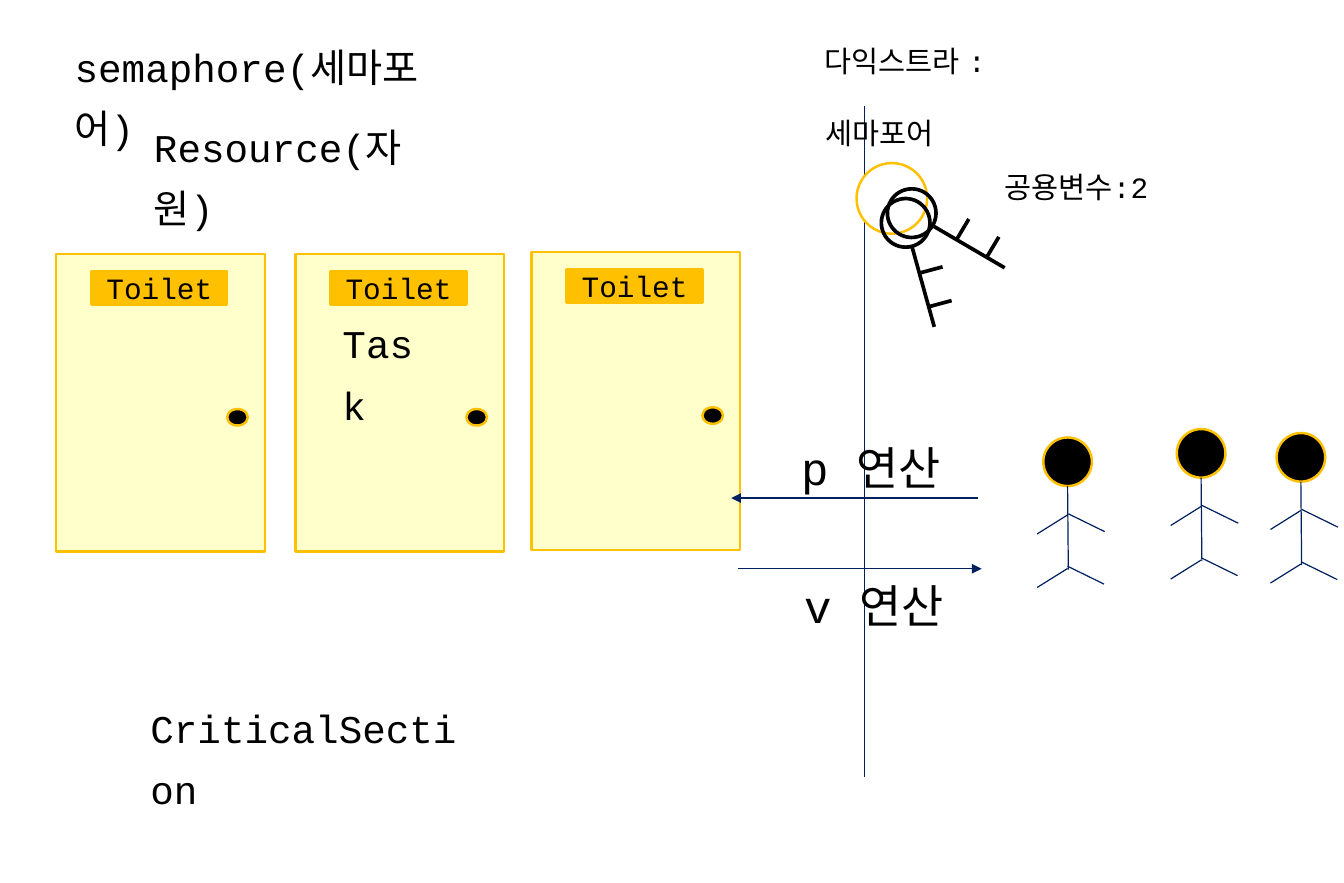
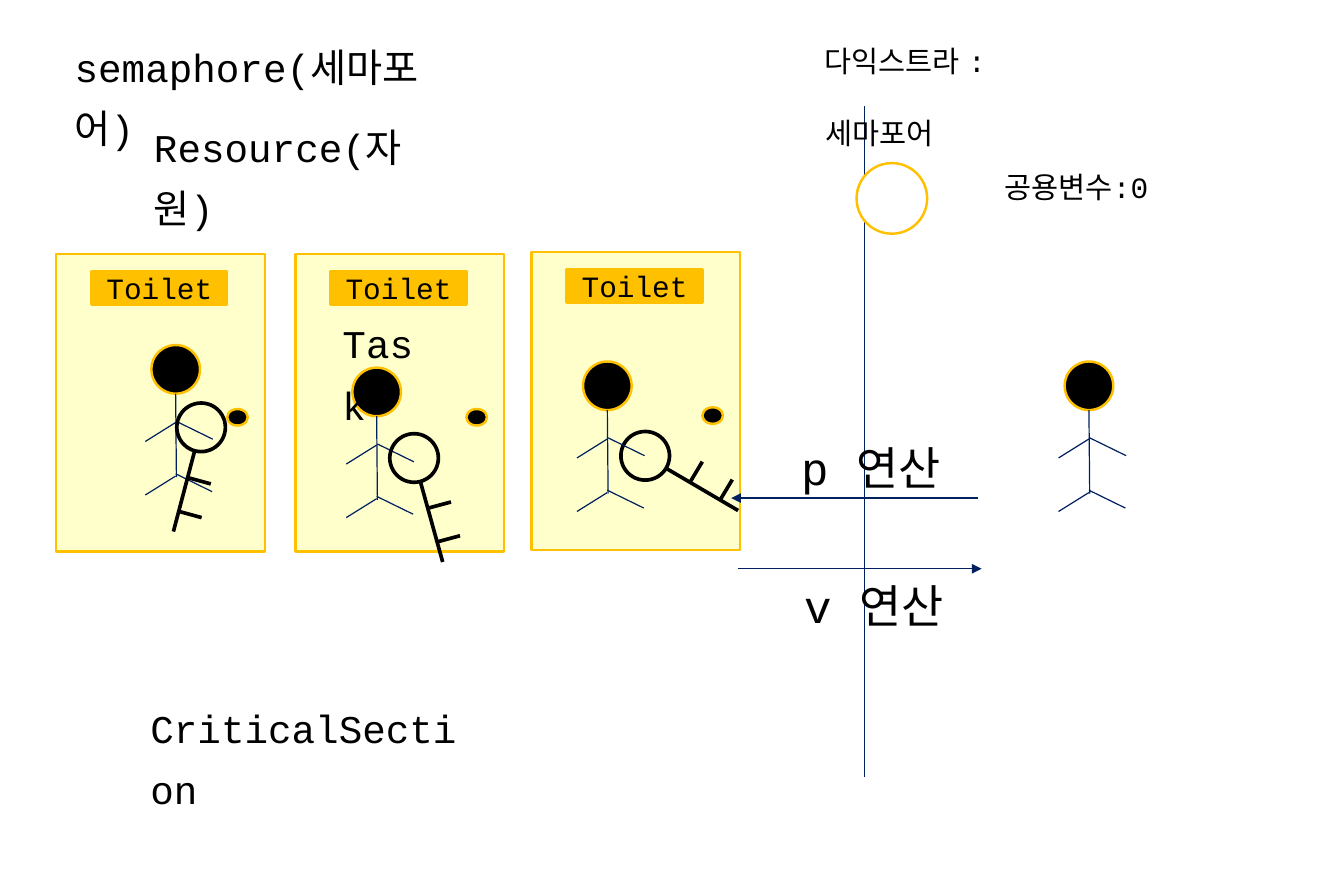
Before and after one commit to imguru-mooc/RTOS_uCOSII, a slide deck: slide 95 of RTOS.pptx (slide 68 before the commit). Drawn at 1344x883 pixels with LibreOffice and Linux fonts; fonts in the diff are those of the drawing. Boxes give left, top, right and bottom in pixels: in the first picture for what was removed or moved away, otherwise in the second. Text is boxed around its words. In the diff, an @@ line names an element or a change of style, - is before the commit and + after.

```diff
--- a/RTOS.pptx
+++ b/RTOS.pptx
@@ text at (1005,173,1149,201): text changed @@
-공용변수:2
+공용변수:0
@@ ellipse: place and size @@
-ellipse at (1177,428,1225,477)
+ellipse at (1065,361,1113,410)
@@ line moved from (1200, 478) - (1202, 561) to (1089, 410) - (1090, 493) @@
@@ line moved from (1067, 514) - (1037, 534) to (175, 423) - (145, 441) @@
@@ line moved from (1105, 532) - (1069, 513) to (213, 439) - (177, 421) @@
@@ ellipse: place and size @@
-ellipse at (878,179,945,246)
+ellipse at (612,423,679,489)
@@ line moved from (1200, 506) - (1171, 525) to (1089, 439) - (1058, 458) @@
@@ line moved from (1238, 523) - (1202, 505) to (1126, 455) - (1090, 438) @@
@@ 3 lines, 1 ellipse: place and size @@
-3 lines, 1 ellipse at (1037,438,1104,587)
+3 lines, 1 ellipse at (145,345,212,495)
@@ 3 lines: place and size @@
-3 lines at (932,219,1005,268)
+3 lines at (666,461,738,511)
@@ group added at (346,367,414,518): 5 lines, 1 ellipse @@
@@ 3 lines, 1 ellipse: place and size @@
-3 lines, 1 ellipse at (876,193,951,327)
+3 lines, 1 ellipse at (384,428,460,561)
@@ 5 lines, 1 ellipse: place and size @@
-5 lines, 1 ellipse at (1270,433,1338,583)
+5 lines, 1 ellipse at (577,361,645,511)
@@ line moved from (1200, 560) - (1171, 579) to (1089, 492) - (1058, 511) @@
@@ line moved from (1237, 575) - (1200, 558) to (1125, 508) - (1089, 490) @@
@@ group added at (171,397,230,532): 3 lines, 1 ellipse @@
```
Also in this commit, not shown: 63 other slides changed, 28 slides added, 4 slides removed.
